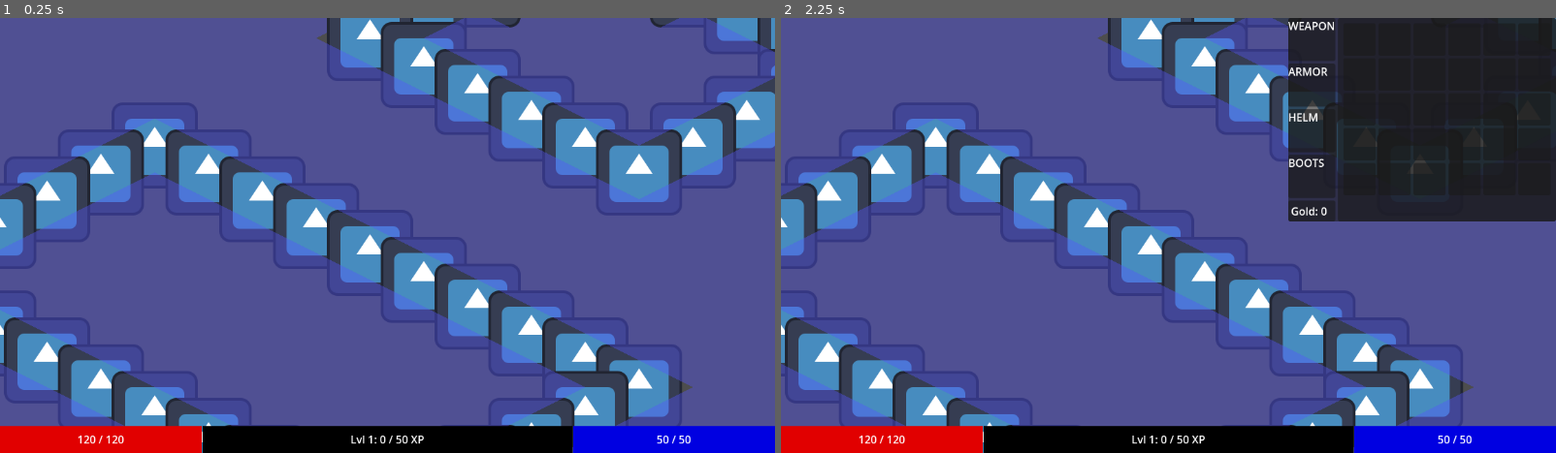
Above: before the commit, frames 1-2 (left to right).
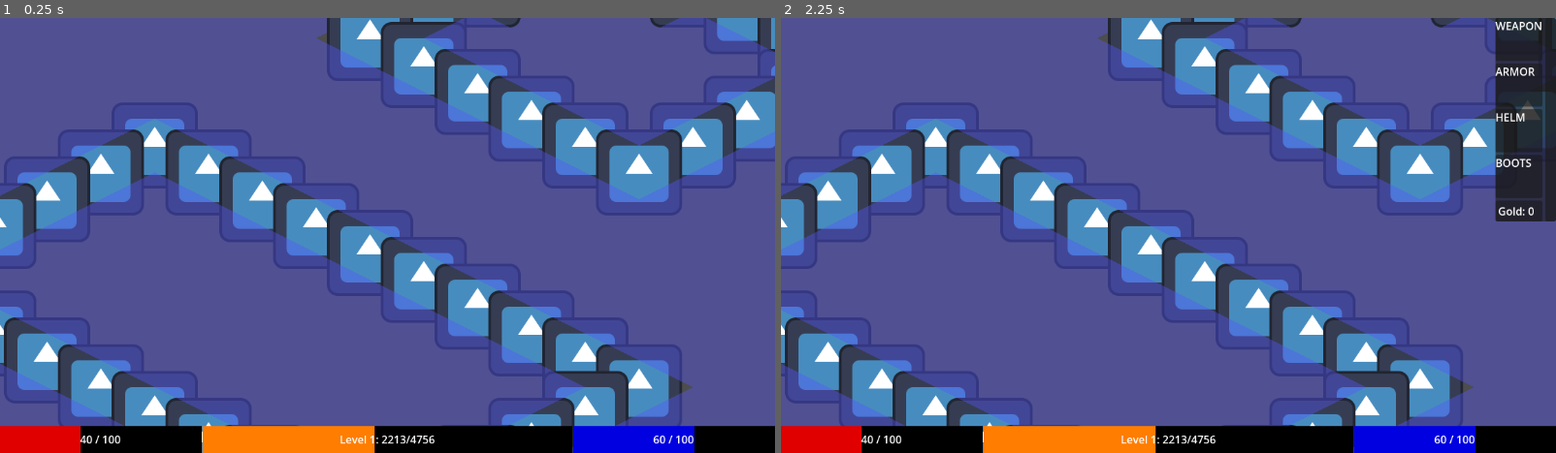
Above: after the commit, the same moments.

Repository: PietPadda/Godot_2D_ARPG
Game: Godot game, scene res://scenes/levels/town.tscn
Same seed, same stepped clock (60 frames per second), same inputs: the game is played once before the commit and once after it. This scene is started directly instead of the project's main scene. The engine's default icon, where the game draws it, is replaced by a stand-in: a white triangle on a blue panel in a dark square.
Inputs (mouse positions are in pixels of both pictures, inside the frame that each line leads up to):
- Up to frame 1 (0.25 s): no input
- Up to frame 2 (2.25 s): tap Enter at 0.5, 2 s; move the mouse to (1339, 213) at 0.52 s; hold E (interact) 0.53-1.28 s; click (1339, 213) at 0.67 s; tap Space at 1.25 s; move the mouse to (1013, 257) at 1.27 s; click (1013, 257) at 1.35 s; move the mouse to (1246, 139) at 2.02 s; tap I (toggle_character_sheet) at 2.1 s; click (1246, 139) at 2.17 s

The runs differ from the first frame. In frame 1, 3.2% of the frame differs, in the area x 10-100%, y 93-100%; in frame 2, 16%, in the area x 10-100%, y 0-100%.

Commit message:
refactor(ui): connect HUD to player via global signal to fix race condition

Diff:
--- a/scripts/core/event_bus.gd
+++ b/scripts/core/event_bus.gd
@@ -6,7 +6,7 @@
 signal enemy_died(stats_data: CharacterStats)
 signal game_state_changed(new_state) # This signal is emitted whenever the game state changes.
 signal shop_panel_requested # This signal is emitted when any NPC requests a shop panel to be opened.
-
+signal local_player_spawned(player_node) # Player joined annouce with player node reference
 
 # An Enum provides clear, readable names for our states and prevents errors from typos.
 enum GameState {
--- a/scripts/player/player.gd
+++ b/scripts/player/player.gd
@@ -97,6 +97,10 @@
 	EventBus.enemy_died.connect(_on_enemy_died) # enemy died
 	EventBus.game_state_changed.connect(_on_game_state_changed) # game state change
 
+	# This block only runs for the player we control. This is the perfect place
+	# to announce that the local player is ready.
+	EventBus.emit_signal("local_player_spawned", self)
+
 	# Manually call the handler on startup to set the initial correct state.
 	_on_game_state_changed(EventBus.current_game_state)
 
--- a/scripts/ui/hud.gd
+++ b/scripts/ui/hud.gd
@@ -14,30 +14,11 @@
 @onready var character_sheet = $CharacterSheet
 
 func _ready() -> void:
-	# We need a reference to the player to connect to their signals.
-	# Using groups is a clean way to find the player.
-	var player = get_tree().get_first_node_in_group("player")
-	if player:
-		var player_stats = player.get_node("StatsComponent")
-		# Connect our UI update function to the player's signal.
-		player_stats.health_changed.connect(on_player_health_changed)
-		player_stats.mana_changed.connect(on_player_mana_changed)
-		player_stats.xp_changed.connect(on_player_xp_changed)
+	# Instead of trying to find the player, we now just listen for the announcement.
+	EventBus.local_player_spawned.connect(_on_local_player_spawned)
 
-		# Manually update bars once on startup to get the initial value.
-		on_player_health_changed(player_stats.current_health, player_stats.stats_data.max_health)
-		on_player_mana_changed(player_stats.current_mana, player_stats.stats_data.max_mana)
-		on_player_xp_changed(player_stats.stats_data.level, player_stats.stats_data.current_xp, player_stats.stats_data.xp_to_next_level)
-
-		# We only need to pass the components to the character sheet now.
-		var player_inventory = player.get_node("InventoryComponent")
-		var player_equipment: EquipmentComponent = player.get_node("EquipmentComponent")
-
-		# Call the new, explicit initialize function
-		character_sheet.initialize(player_inventory, player_equipment, player_stats)
-
-		# The HUD now listens for requests to open the shop.
-		EventBus.shop_panel_requested.connect(_on_shop_panel_requested)
+	# The HUD now listens for requests to open the shop.
+	EventBus.shop_panel_requested.connect(_on_shop_panel_requested)
 
 func _unhandled_input(event: InputEvent) -> void:
 	# Toggle the character sheet panel's visibility
@@ -95,3 +76,24 @@
 			var inv_comp = player.get_node("InventoryComponent")
 			var stats_comp = player.get_node("StatsComponent")
 			shop_panel_instance.initialize(inv_comp, stats_comp)
+
+# This new function runs ONLY when the local_player_spawned signal is received.
+func _on_local_player_spawned(player: Node) -> void:
+	# Now that we have a guaranteed reference to the player, we connect to their stats.
+	var player_stats = player.get_node("StatsComponent")
+	# Connect our UI update function to the player's signal.
+	player_stats.health_changed.connect(on_player_health_changed)
+	player_stats.mana_changed.connect(on_player_mana_changed)
+	player_stats.xp_changed.connect(on_player_xp_changed)
+
+	# Manually update bars once on startup to get the initial value.
+	on_player_health_changed(player_stats.current_health, player_stats.stats_data.max_health)
+	on_player_mana_changed(player_stats.current_mana, player_stats.stats_data.max_mana)
+	on_player_xp_changed(player_stats.stats_data.level, player_stats.stats_data.current_xp, player_stats.stats_data.xp_to_next_level)
+
+	# We only need to pass the components to the character sheet now.
+	var player_inventory = player.get_node("InventoryComponent")
+	var player_equipment: EquipmentComponent = player.get_node("EquipmentComponent")
+
+	# Call the new, explicit initialize function
+	character_sheet.initialize(player_inventory, player_equipment, player_stats)
